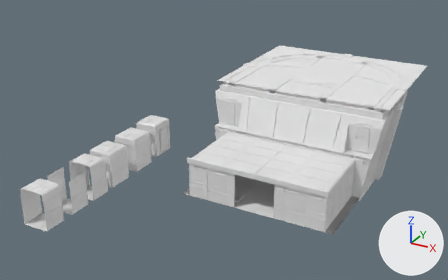
The Blender file BlenderSource/MonitorShuttlebay.blend: old version first, new version second.
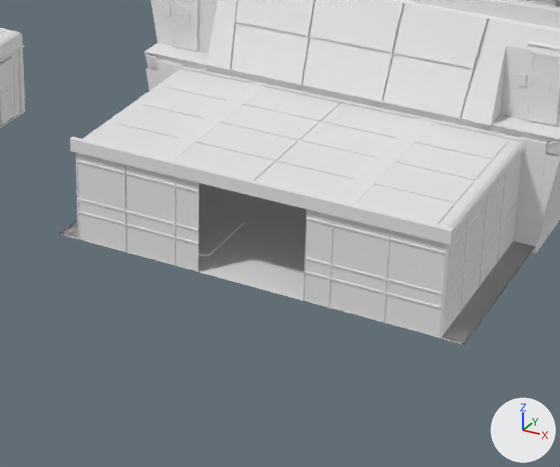
Each version is shown whole from a 50 mm camera at (67.0, -178.5, 86.4) aimed at (-15.0, -29.5, 11.9), then close up on the part from 36% to 82% of the width and 38% to 100% of the height. The axes (+X, +Y, +Z) are drawn at lower right. The lights are the same throughout.

Before the edit, the objects in view are built like this:
```python
me_cube = bpy.data.meshes.new('Cube')
me_cube.from_pydata(...)  # 4382 vertices, 3250 faces; spans x -5.1..3.9, y -24.0..35.7, z 0.0..11.0
me_cube.materials.append(mat_material_002)  # white #e7e7e7
me_cube_001 = bpy.data.meshes.new('Cube.001')
me_cube_001.from_pydata(...)  # 13304 vertices, 11532 faces; spans x -3.99..4.41, y -6.69..4.73, z -0.16..3.94
# faces by material slot: [8418, 2388, 294, 432]
me_cube_001.materials.append(mat_chaffeetexture)  # white #e7e7e7
me_cube_001.materials.append(mat_material)  # white #e7e7e7
me_cube_001.materials.append(mat_material_001)  # white #e7e7e7
me_cube_001.materials.append(mat_material_002)  # white #e7e7e7
ob_cube = bpy.data.objects.new('Cube', me_cube_001)
ob_cube.location = (2.5, -2.4, 0.5)
ob_cube.scale = (6.59, 6.59, 6.59)
ob_cube_001 = bpy.data.objects.new('Cube.001', me_cube)
ob_cube_001.location = (-43.5, -55.7, 0.0)
```
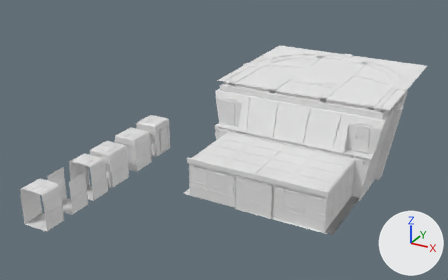
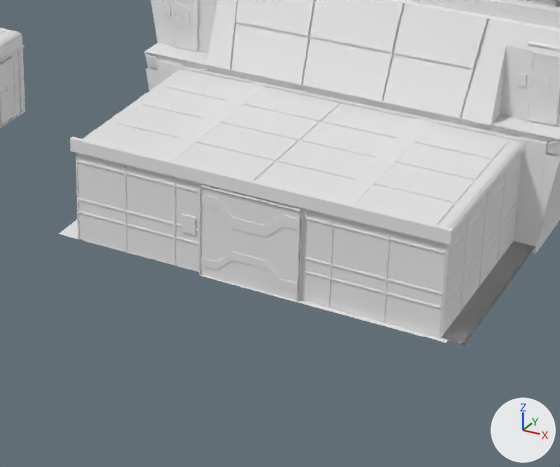
Boxes [x1, y1, x2, y2] around the edits, measured in the close-ups (560 x 467 px):
part 1 of me_cube_001, added: after [200, 185, 301, 301]
part 2 of me_cube_001, added: after [182, 214, 196, 235]
part 3 of me_cube_001, built on: before [60, 164, 126, 252]; after [123, 164, 450, 343]

What the commit changed:
me_cube_001 is used by ob_cube; location (2.5, -2.4, 0.5); scale (6.59, 6.59, 6.59).
me_cube_001 had 13304 vertices, 11532 faces and spanned x -3.99..4.41, y -6.69..4.73, z -0.16..3.94.
me_cube_001 now has 13710 vertices, 11876 faces, 2 loose edges and spans x -3.99..4.41, y -6.72..4.73, z -0.16..3.94.
me_cube_001 part 1: a new loose piece of 116 vertices spanning x -0.71..0.95, y -6.7..-6.66, z 0.0..1.55, in mat_chaffeetexture (white #e7e7e7).
me_cube_001 part 2: a new loose piece of 36 vertices spanning x -1.06..-0.82, y -6.64..-6.61, z 0.64..0.94, in mat_chaffeetexture (white #e7e7e7).
Part 3, on me_cube_001:
7 vertices are removed from x -2.07, y -6.64, z 0.48..1.63.
8 faces are deleted.
34 vertices are added at x -2.72..3.31, y -6.72..-3.33, z 0.0..1.63.
8 new vertices lie (-0.07, 0.0, 0.0) away from vertices in x 1.02, y -6.64, z 0.0..1.63.
8 new vertices lie (0.06, 0.0, 0.0) away from vertices in x -0.77, y -6.64, z 0.0..1.63.
14 new vertices lie (0.0, -0.08, 0.0) away from vertices in x -0.71..0.95, y -6.64, z 0.0..1.41.
5 new vertices lie (-0.23, 0.0, 0.0) away from vertices in x 3.18..3.21, y -6.64..-3.26, z 0.0..1.63.
2 loose edges are added.
67 new faces join them, mat_chaffeetexture (white #e7e7e7).
